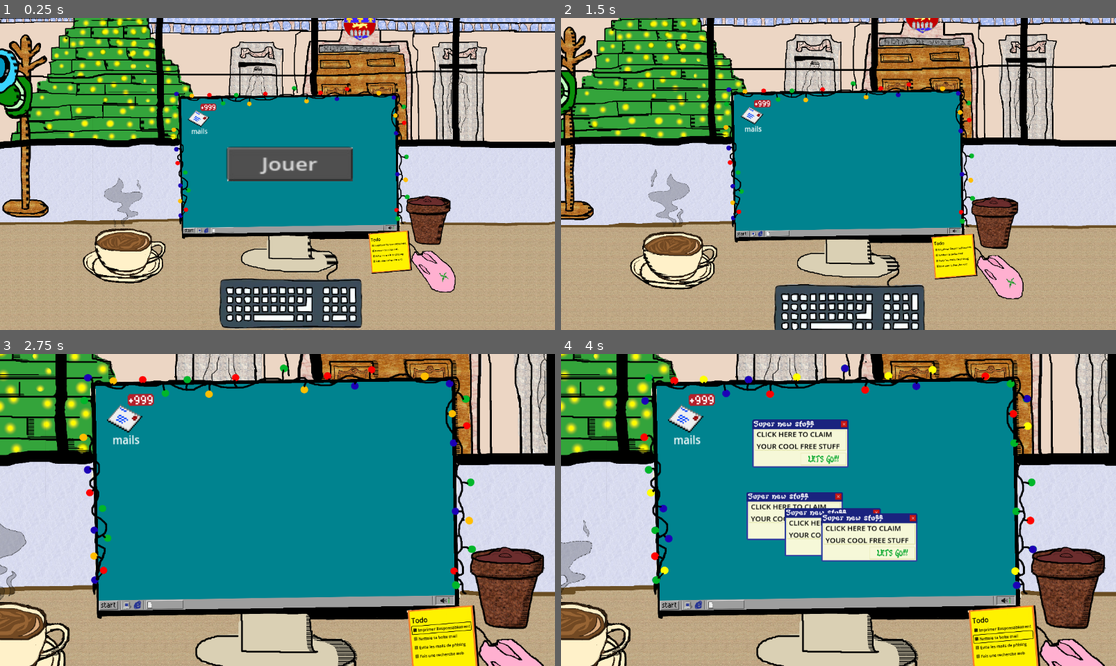
Above: before the commit, frames 1-4 (two rows, left to right).
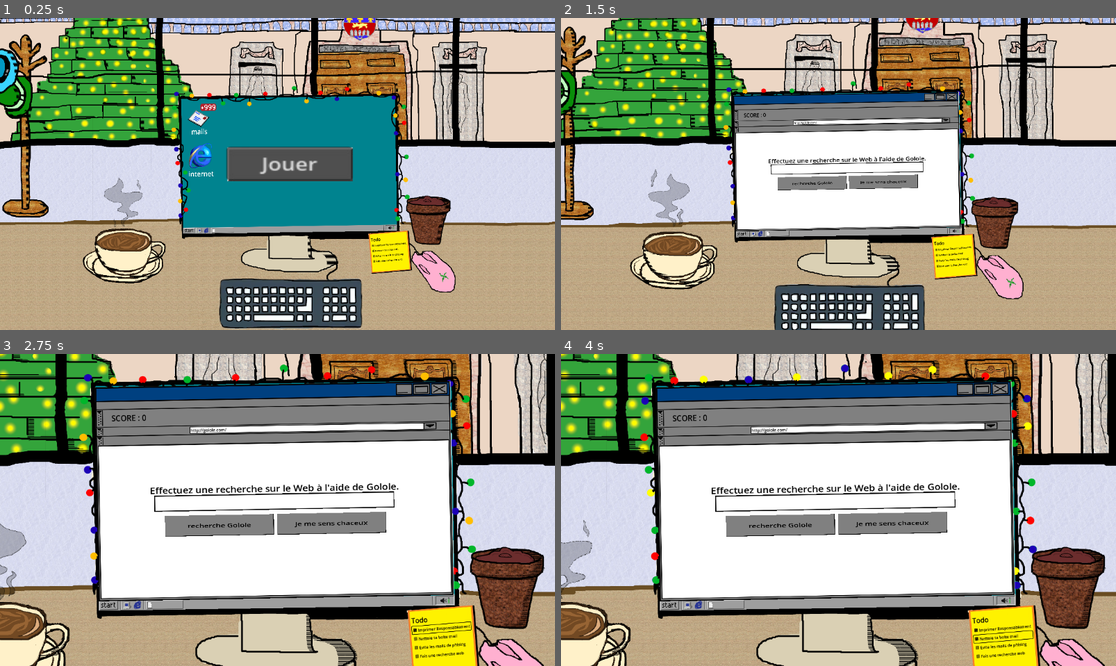
Above: after the commit, the same moments.

Repository: probakilla/SupeSoja
Game: Godot game, scene res://scenes/popup/camera.tscn
Same seed, same stepped clock (60 frames per second), same inputs: the game is played once before the commit and once after it.
Inputs (mouse positions are in pixels of both pictures, inside the frame that each line leads up to):
- Up to frame 1 (0.25 s): no input
- Up to frame 2 (1.5 s): click (760, 161) at 0.52 s; click (849, 167) at 1.27 s
- Up to frame 3 (2.75 s): click (421, 609) at 2 s, where only the run after the commit has a clickable "Imprimer Responsablement"
- Up to frame 4 (4 s): click (688, 419) at 2.77 s; click (1005, 637) at 3.5 s, where only the run after the commit has a clickable "Nettoie ta boite mail"

The runs differ from the first frame. In frame 1, 0.3% of the frame differs, in the area x 34-39%, y 35-51%; in frame 2, 18%; in frame 3, 44%, in the area x 17-82%, y 8-80%; in frame 4, 44%.

Commit message:
Integrating internet game

Diff:
--- a/scenes/browser/browser_s.tscn
+++ b/scenes/browser/browser_s.tscn
@@ -6,21 +6,31 @@
 [ext_resource type="Texture2D" uid="uid://o8jyysw784bb" path="res://assets/images/Browser/search_bar.jpeg" id="4_ynpif"]
 [ext_resource type="Script" uid="uid://d3b66boiuecuy" path="res://scripts/browser/browser_game_manager.gd" id="5_gwjmo"]
 
+[sub_resource type="RectangleShape2D" id="RectangleShape2D_gwjmo"]
+size = Vector2(1140, 643)
+
 [node name="BrowserS" type="Node2D"]
-position = Vector2(1190, -3)
 script = ExtResource("1_iwrt6")
 
-[node name="Browser" type="Sprite2D" parent="."]
-position = Vector2(-613.25, 326)
+[node name="BrowserGameManager" type="Node" parent="."]
+script = ExtResource("5_gwjmo")
+
+[node name="Area2D" type="Area2D" parent="."]
+
+[node name="CollisionShape2D" type="CollisionShape2D" parent="Area2D"]
+position = Vector2(0, -1)
+shape = SubResource("RectangleShape2D_gwjmo")
+
+[node name="Browser" type="Sprite2D" parent="Area2D"]
 scale = Vector2(0.832372, 0.8333333)
 texture = ExtResource("3_mtvo7")
 
-[node name="Block" type="Sprite2D" parent="Browser"]
+[node name="Block" type="Sprite2D" parent="Area2D/Browser"]
 position = Vector2(-216.85016, 120.599976)
 scale = Vector2(0.40408164, 0.270742)
 texture = ExtResource("3_ynpif")
 
-[node name="Label" type="Label" parent="Browser/Block"]
+[node name="Label" type="Label" parent="Area2D/Browser/Block"]
 offset_left = -526.9868
 offset_top = -139.61621
 offset_right = 525.5001
@@ -31,12 +41,12 @@
 horizontal_alignment = 1
 vertical_alignment = 1
 
-[node name="Block" type="Sprite2D" parent="Browser/Block"]
+[node name="Block" type="Sprite2D" parent="Area2D/Browser/Block"]
 position = Vector2(1082.0398, -1.3142824e-05)
 scale = Vector2(1.0000508, 1.0109481)
 texture = ExtResource("3_ynpif")
 
-[node name="Label2" type="Label" parent="Browser/Block/Block"]
+[node name="Label2" type="Label" parent="Area2D/Browser/Block/Block"]
 offset_left = -526.7815
 offset_top = -142.48853
 offset_right = 525.7053
@@ -47,12 +57,12 @@
 horizontal_alignment = 1
 vertical_alignment = 1
 
-[node name="SearchBar" type="Sprite2D" parent="Browser"]
+[node name="SearchBar" type="Sprite2D" parent="Area2D/Browser"]
 position = Vector2(-1.8020649, 37.80002)
 scale = Vector2(1.2620212, 1.0500001)
 texture = ExtResource("4_ynpif")
 
-[node name="Label" type="Label" parent="Browser/SearchBar"]
+[node name="Label" type="Label" parent="Area2D/Browser/SearchBar"]
 offset_left = -539.0439
 offset_top = -157.14284
 offset_right = 541.42365
@@ -65,7 +75,7 @@
 horizontal_alignment = 1
 vertical_alignment = 1
 
-[node name="Button" type="Button" parent="Browser"]
+[node name="Button" type="Button" parent="Area2D/Browser"]
 modulate = Color(0, 0, 0, 1)
 offset_left = -470.3426
 offset_top = 9.000046
@@ -73,7 +83,7 @@
 offset_bottom = 66.60003
 flat = true
 
-[node name="url" type="Label" parent="Browser"]
+[node name="url" type="Label" parent="Area2D/Browser"]
 offset_left = -322.87247
 offset_top = -238.8
 offset_right = 585.37537
@@ -81,9 +91,24 @@
 theme_override_colors/font_color = Color(0, 0, 0, 1)
 text = "http://golole.com/"
 
-[node name="WrongChoice" type="Label" parent="."]
-offset_right = 1151.0
-offset_bottom = 647.0
+[node name="ScoreLabel" type="Label" parent="Area2D/Browser"]
+offset_left = -670.3733
+offset_top = -304.80002
+offset_right = -456.3733
+offset_bottom = -247.80002
+theme_override_colors/font_color = Color(0, 0, 0, 1)
+theme_override_font_sizes/font_size = 30
+text = "Score : 0"
+horizontal_alignment = 1
+vertical_alignment = 1
+uppercase = true
+
+[node name="WrongChoice" type="Label" parent="Area2D/Browser"]
+visible = false
+offset_left = -569.4569
+offset_top = -387.6
+offset_right = 581.5431
+offset_bottom = 259.4
 theme_override_colors/font_color = Color(0.5660935, 0, 0, 1)
 theme_override_font_sizes/font_size = 100
 text = "Mauvais CHOIX"
@@ -91,29 +116,15 @@
 vertical_alignment = 1
 uppercase = true
 
-[node name="GoodChoice" type="Label" parent="."]
-offset_left = 1125.0
-offset_top = 3.0
-offset_right = 2277.0
-offset_bottom = 651.0
+[node name="GoodChoice" type="Label" parent="Area2D/Browser"]
+visible = false
+offset_left = -577.86664
+offset_top = -392.4
+offset_right = 574.13336
+offset_bottom = 255.6
 theme_override_colors/font_color = Color(8.471012e-06, 0.73971415, 0, 1)
 theme_override_font_sizes/font_size = 100
 text = "Bon Choix"
 horizontal_alignment = 1
 vertical_alignment = 1
 uppercase = true
-
-[node name="BrowserGameManager" type="Node" parent="."]
-script = ExtResource("5_gwjmo")
-
-[node name="ScoreLabel" type="Label" parent="."]
-offset_left = -1167.0
-offset_top = 69.0
-offset_right = -953.0
-offset_bottom = 126.0
-theme_override_colors/font_color = Color(0, 0, 0, 1)
-theme_override_font_sizes/font_size = 30
-text = "Score : 0"
-horizontal_alignment = 1
-vertical_alignment = 1
-uppercase = true
--- a/scenes/popup/camera.tscn
+++ b/scenes/popup/camera.tscn
@@ -15,6 +15,8 @@
 [ext_resource type="Script" uid="uid://dedepktstx2yt" path="res://scenes/popup/start_mails.gd" id="7_klxan"]
 [ext_resource type="Texture2D" uid="uid://diqtydm1so6u0" path="res://assets/images/button.jpg" id="7_ux65g"]
 [ext_resource type="PackedScene" uid="uid://bcbt61p5bxiep" path="res://scenes/QuestListNode.tscn" id="7_ytgl2"]
+[ext_resource type="Texture2D" uid="uid://d0lin4e5xvtkt" path="res://assets/images/ie.png" id="12_3phci"]
+[ext_resource type="Script" uid="uid://bw7apd83ss2ss" path="res://scripts/internet_btn.gd" id="13_h40tr"]
 
 [sub_resource type="Animation" id="Animation_diie0"]
 length = 0.001
@@ -330,8 +332,10 @@
 
 [sub_resource type="StyleBoxEmpty" id="StyleBoxEmpty_qpucb"]
 
+[sub_resource type="RectangleShape2D" id="RectangleShape2D_h40tr"]
+size = Vector2(705.72473, 679.23315)
+
 [node name="Main" type="Node2D"]
-visible = false
 
 [node name="GameManager" type="Control" parent="."]
 unique_name_in_owner = true
@@ -339,6 +343,7 @@
 anchors_preset = 0
 offset_right = 40.0
 offset_bottom = 40.0
+scale = Vector2(0.24428706, 1.2934353)
 script = ExtResource("1_ubpei")
 
 [node name="CameraAnimation" type="AnimationPlayer" parent="."]
@@ -397,13 +402,6 @@
 position = Vector2(-570.75085, -284.16663)
 scale = Vector2(2.513616, 2.5136158)
 texture = ExtResource("6_2h2f1")
-
-[node name="Label" type="Label" parent="Main/DesktopAnimator/Desktop/Background/Mails"]
-offset_left = -19.946404
-offset_top = 21.531845
-offset_right = 22.053596
-offset_bottom = 44.531845
-text = "mails"
 
 [node name="MailBtn" type="Button" parent="Main/DesktopAnimator/Desktop/Background/Mails"]
 offset_left = -33.82003
@@ -441,6 +439,38 @@
 flat = true
 script = ExtResource("7_klxan")
 
+[node name="Label2" type="Label" parent="Main/DesktopAnimator/Desktop/Background/Mails"]
+offset_left = -19.964464
+offset_top = 22.621346
+offset_right = 282.2213
+offset_bottom = 237.6213
+scale = Vector2(0.20525056, 0.21462741)
+theme_override_font_sizes/font_size = 77
+text = "mails"
+
+[node name="Browser" type="Sprite2D" parent="Main/DesktopAnimator/Desktop/Background"]
+position = Vector2(-565.25183, -59.48472)
+scale = Vector2(0.5337376, 0.5043553)
+texture = ExtResource("12_3phci")
+
+[node name="Label" type="Label" parent="Main/DesktopAnimator/Desktop/Background/Browser"]
+offset_left = -144.7183
+offset_top = 150.0065
+offset_right = 157.46748
+offset_bottom = 365.0065
+theme_override_font_sizes/font_size = 77
+text = "internet
+"
+
+[node name="InternetBtn" type="Button" parent="Main/DesktopAnimator/Desktop/Background/Browser"]
+offset_left = -187.6704
+offset_top = -165.54366
+offset_right = -179.6704
+offset_bottom = -157.54366
+scale = Vector2(48.203934, 53.822746)
+flat = true
+script = ExtResource("13_h40tr")
+
 [node name="Flowerpot" type="Sprite2D" parent="Main/DesktopAnimator/Desktop"]
 position = Vector2(1353.8462, 61.538464)
 texture = ExtResource("3_xkep2")
@@ -454,6 +484,14 @@
 position = Vector2(747.10425, 495.60388)
 rotation = -0.080512166
 scale = Vector2(1.0900041, 1.0434723)
+
+[node name="Screen" type="Area2D" parent="Main/DesktopAnimator/Desktop"]
+
+[node name="CollisionShape2D" type="CollisionShape2D" parent="Main/DesktopAnimator/Desktop/Screen"]
+position = Vector2(120.18555, -59.737793)
+rotation = -0.01608396
+scale = Vector2(2.3323207, 1.5306869)
+shape = SubResource("RectangleShape2D_h40tr")
 
 [node name="StartBtn" type="Sprite2D" parent="Main/DesktopAnimator"]
 position = Vector2(602.00006, 303)
--- a/scripts/browser/browser.gd
+++ b/scripts/browser/browser.gd
@@ -1,19 +1,17 @@
 extends Node
 
 var point : int = 0
-@onready var browser_buton = $Browser/Button
-@onready var browser = $Browser
-@onready var block = $Browser/Block
-@onready var shearsh_bar = $Browser/SearchBar
+@onready var browser_buton = $Area2D/Browser/Button
+@onready var browser = $Area2D/Browser
+@onready var block = $Area2D/Browser/Block
+@onready var shearsh_bar = $Area2D/Browser/SearchBar
 var browser_choice = preload("res://scenes/browser/browser_choice.tscn")
-@onready var text_wrong = $WrongChoice
-@onready var text_good = $GoodChoice
-@onready var text_score = $ScoreLabel
+@onready var text_wrong = $Area2D/Browser/WrongChoice
+@onready var text_good = $Area2D/Browser/GoodChoice
+@onready var text_score = $Area2D/Browser/ScoreLabel
 
 func _button_pressed():
-	text_wrong.position = Vector2(-1200, 0)
 	text_wrong.visible = false
-	text_good.position = Vector2(-1200, 0)
 	text_good.visible = false
 	var scene = browser_choice.instantiate()
 	scene.position = Vector2(-600, -150)
@@ -25,9 +23,9 @@
 
 func _ready() -> void:
 	browser_buton.connect("pressed", _button_pressed)
-	pass
 
-func _process(delta: float) -> void:
+
+func _process(_delta: float) -> void:
 	var text = "Score : %s"
 	var score = text%BrowserGameManager.score
 	text_score.text = score
--- a/scripts/browser/browser_choice.gd
+++ b/scripts/browser/browser_choice.gd
@@ -5,10 +5,10 @@
 @onready var button_one = $ChoiceButon1/Button
 @onready var button_two = $ChoiceButon1/ChoiceButon2/Button
 @onready var button_three = $ChoiceButon1/ChoiceButon2/ChoiceButon3/Button
-@onready var browser = $/root/BrowserS/Browser
-@onready var text_wrong = $/root/BrowserS/WrongChoice
-@onready var text_good = $/root/BrowserS/GoodChoice
-@onready var text = $/root/BrowserS/ScoreLabel
+@onready var browser = $"../../Browser"
+@onready var text_wrong = $"../../Browser/WrongChoice"
+@onready var text_good = $"../../Browser/GoodChoice"
+@onready var text = $"../../Browser/ScoreLabel"
 var action_choice = preload("res://scenes/browser/frigo_choice.tscn")
 
 
@@ -42,4 +42,3 @@
 	button_one.connect("pressed", _wrongchoice_pressed)
 	button_two.connect("pressed", _goodchoice_pressed)
 	button_three.connect("pressed", _button_pressed)
-	pass
--- a/scripts/browser/food_choice.gd
+++ b/scripts/browser/food_choice.gd
@@ -5,18 +5,14 @@
 @onready var button_one = $ChoiceButon1/Button
 @onready var button_two = $ChoiceButon1/ChoiceButon2/Button
 @onready var button_three = $ChoiceButon1/ChoiceButon2/ChoiceButon3/Button
-@onready var browser = $/root/BrowserS/Browser
-@onready var text_wrong = $/root/BrowserS/WrongChoice
-@onready var text_good = $/root/BrowserS/GoodChoice
-@onready var text_score = $BrowserGameManager/ScoreLabel
+@onready var browser = $"../../Browser"
+@onready var text_wrong = $"../../Browser/WrongChoice"
+@onready var text_good = $"../../Browser/GoodChoice"
 var action_choice = preload("res://scenes/browser/browser_choice.tscn")
 
 func _button_pressed():
 	buttons.visible = false
 	question.visible = false
-	text_score.visible = true
-	await get_tree().create_timer(2.0).timeout
-	text_score.visible = false
 
 
 func _goodchoice_pressed() :
--- a/scripts/browser/frigo_choice.gd
+++ b/scripts/browser/frigo_choice.gd
@@ -5,9 +5,9 @@
 @onready var button_one = $ChoiceButon1/Button
 @onready var button_two = $ChoiceButon1/ChoiceButon2/Button
 @onready var button_three = $ChoiceButon1/ChoiceButon2/ChoiceButon3/Button
-@onready var browser = $/root/BrowserS/Browser
-@onready var text_wrong = $/root/BrowserS/WrongChoice
-@onready var text_good = $/root/BrowserS/GoodChoice
+@onready var browser = $"../../Browser"
+@onready var text_wrong = $"../../Browser/WrongChoice"
+@onready var text_good = $"../../Browser/GoodChoice"
 var action_choice = preload("res://scenes/browser/waste_choice.tscn")
 
 func _button_pressed():
--- a/scripts/browser/serveur_choice.gd
+++ b/scripts/browser/serveur_choice.gd
@@ -5,9 +5,9 @@
 @onready var button_one = $ChoiceButon1/Button
 @onready var button_two = $ChoiceButon1/ChoiceButon2/Button
 @onready var button_three = $ChoiceButon1/ChoiceButon2/ChoiceButon3/Button
-@onready var browser = $/root/BrowserS/Browser
-@onready var text_wrong = $/root/BrowserS/WrongChoice
-@onready var text_good = $/root/BrowserS/GoodChoice
+@onready var browser = $"../../Browser"
+@onready var text_wrong = $"../../Browser/WrongChoice"
+@onready var text_good = $"../../Browser/GoodChoice"
 var action_choice = preload("res://scenes/browser/food_choice.tscn")
 
 func _button_pressed():
--- a/scripts/browser/waste_choice.gd
+++ b/scripts/browser/waste_choice.gd
@@ -5,9 +5,9 @@
 @onready var button_one = $ChoiceButon1/Button
 @onready var button_two = $ChoiceButon1/ChoiceButon2/Button
 @onready var button_three = $ChoiceButon1/ChoiceButon2/ChoiceButon3/Button
-@onready var browser = $/root/BrowserS/Browser
-@onready var text_wrong = $/root/BrowserS/WrongChoice
-@onready var text_good = $/root/BrowserS/GoodChoice
+@onready var browser = $"../../Browser"
+@onready var text_wrong = $"../../Browser/WrongChoice"
+@onready var text_good = $"../../Browser/GoodChoice"
 var action_choice = preload("res://scenes/browser/serveur_choice.tscn")
 
 func _button_pressed():
--- a/scripts/game_manager.gd
+++ b/scripts/game_manager.gd
@@ -2,3 +2,4 @@
 
 var game_started: bool = false
 var popup_game_started: bool = false
+var internet_game_started: bool = false
--- /dev/null
+++ b/scripts/internet_btn.gd
@@ -0,0 +1,7 @@
+extends Button
+
+signal start_internet
+
+
+func _pressed() -> void:
+	start_internet.emit()
--- a/scripts/main.gd
+++ b/scripts/main.gd
@@ -6,9 +6,11 @@
 @onready var button_background = $DesktopAnimator/StartBtn
 @onready var desktop_anim = $DesktopAnimator
 @onready var mail_btn = $DesktopAnimator/Desktop/Background/Mails/MailBtn
+@onready var internet_btn = $DesktopAnimator/Desktop/Background/Browser/InternetBtn
 @onready var button_animator = $ButtonAnimator
 @onready var todo_list = $DesktopAnimator/Desktop/QuestList
 @onready var flowerpot = $DesktopAnimator/Desktop/Flowerpot
+@onready var screen = $DesktopAnimator/Desktop/Screen
 
 var flowerpot_lvl0 = preload("res://assets/images/flowerpot.png")
 var flowerpot_lvl1 = preload("res://assets/images/Plante_niveau_1.png")
@@ -21,6 +23,8 @@
 }
 
 var popup_screen = preload("res://scenes/popup/popup_screen.tscn")
+var internet_screen = preload("res://scenes/browser/browser_s.tscn")
+
 
 func _refresh_flowerpot() -> void:
 	var nb_completed = 0
@@ -50,9 +54,11 @@
 
 
 func _on_popup_game_finished() -> void:
+	game_manager.popup_game_started = false
 	todo_list.on_imprimer_quest_toggle()
 	completion["email"] = true
 	_refresh_flowerpot()
+
 
 func _start_popup_game() -> void:
 	if game_manager.popup_game_started:
@@ -63,10 +69,25 @@
 	var popup_minigame = popup_screen.instantiate()
 	add_child(popup_minigame)
 	popup_minigame.game_ended.connect(_on_popup_game_finished)
-	game_manager.popup_game_started = false
+
+
+func _start_internet_game() -> void:
+	if game_manager.internet_game_started:
+		return
+
+	game_manager.popup_game_started = true
+	# animate here
+	var internet_minigame = internet_screen.instantiate()
+	internet_minigame.scale.x += .42
+	internet_minigame.scale.y += .52
+	internet_minigame.position.x += 115
+	internet_minigame.position.y -= 80
+	internet_minigame.rotation = -.018
+	screen.add_child(internet_minigame)
 
 
 func _ready() -> void:
 	mail_btn.disabled = true
 	start_btn.start_game.connect(_start)
 	mail_btn.start_mail_game.connect(_start_popup_game)
+	internet_btn.start_internet.connect(_start_internet_game)
Binary file added: assets/images/ie.png
Not shown, added: assets/images/ie.png.import
Not shown: 1 places in scenes/browser/browser_s.tscn that only renumber resources
Not shown: 1 places in scenes/popup/camera.tscn that only renumber resources
Not shown, added: scripts/internet_btn.gd.uid
